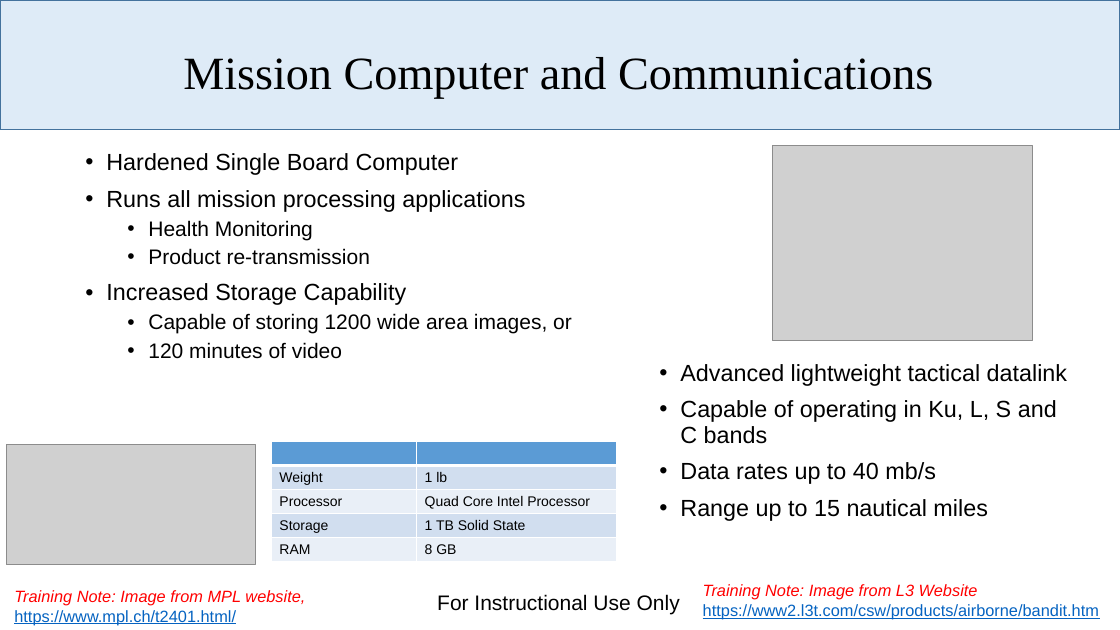
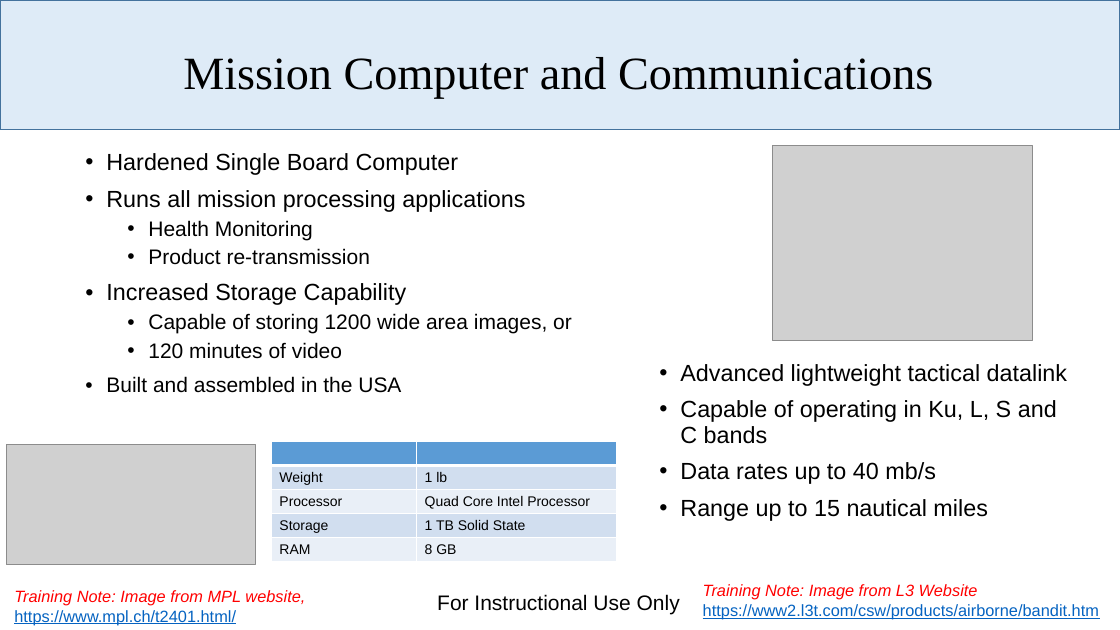
Before and after one commit to dabarrett/rqmtReviewer, a slide deck: slide 6 of Documents/Payloads Overview.pptx. Drawn at 1120x630 pixels with LibreOffice and Linux fonts; fonts in the diff are those of the drawing; grey boxes stand for pictures; background and template pictures are left out. Boxes give left, top, right and bottom in pixels: in the first picture for what was removed or moved away, otherwise in the second. Text is boxed around its words. In the diff, an @@ line names an element or a change of style, - is before the commit and + after.

```diff
--- a/Documents/Payloads Overview.pptx
+++ b/Documents/Payloads Overview.pptx
@@ text at (106,376,401,393): paragraph added @@
+• Built and assembled in the USA
```
Also in this commit, not shown: 1 other slide changed, 4 other files.
